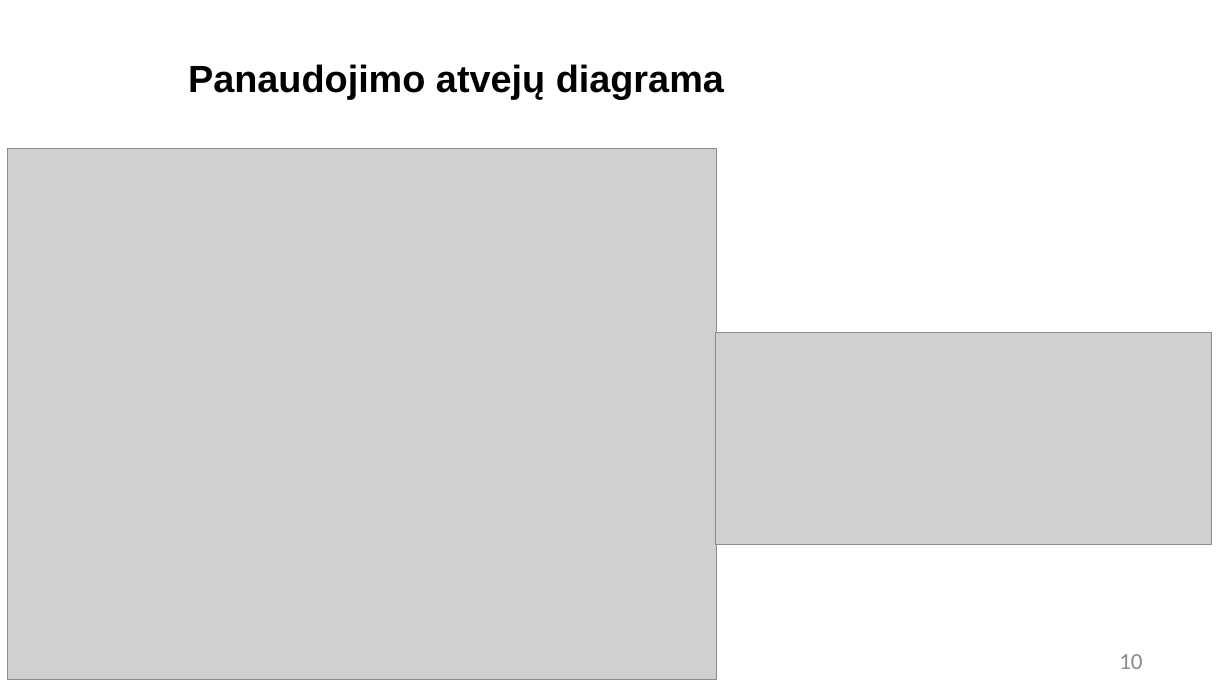
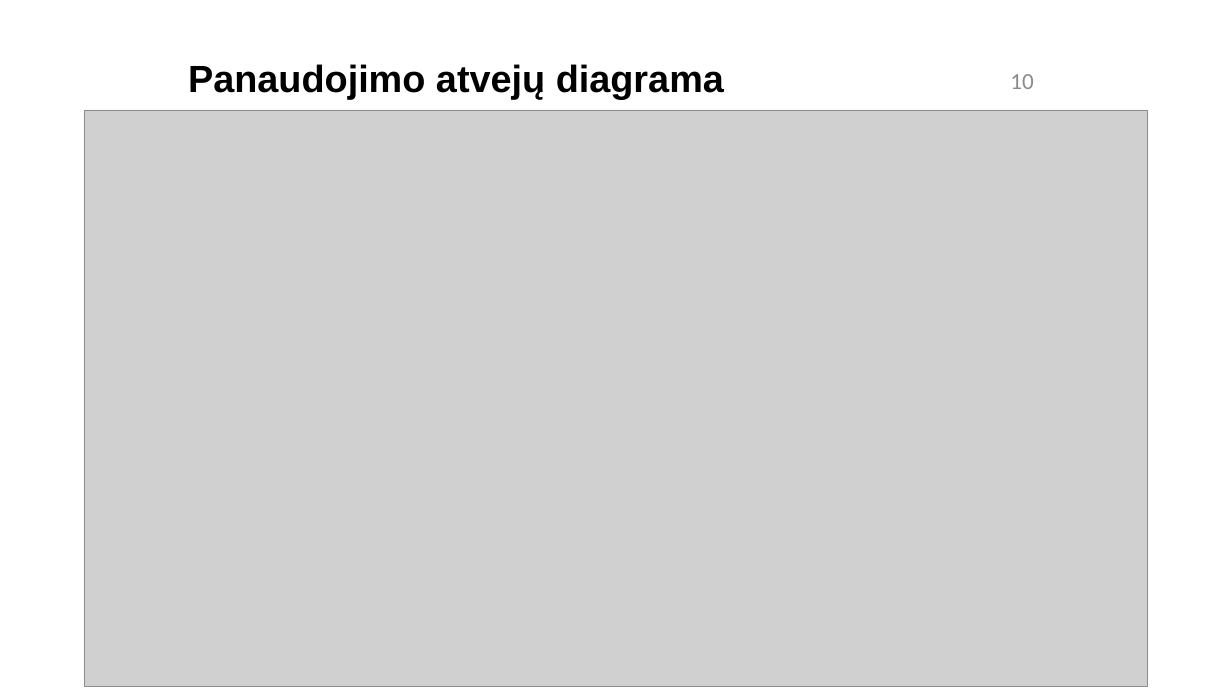
Before and after one commit to RedasNiuklys/Laisvalaikio-preki--dalinimosi-platforma, a slide deck: slide 11 of Office_stuff/Tarpinio Gynimo skaidrės.pptx. Drawn at 1232x693 pixels with LibreOffice and Linux fonts; fonts in the diff are those of the drawing; grey boxes stand for pictures; background and template pictures are left out. Boxes give left, top, right and bottom in pixels: in the first picture for what was removed or moved away, otherwise in the second. Text is boxed around its words. In the diff, an @@ line names an element or a change of style, - is before the commit and + after.

```diff
--- a/Office_stuff/Tarpinio Gynimo skaidrės.pptx
+++ b/Office_stuff/Tarpinio Gynimo skaidrės.pptx
@@ text "10": place and size @@
-text "10" at [1119,654,1142,669]
+text "10" at [1010,74,1033,89]
@@ picture: place and size @@
-picture at [8,148,716,679]
+picture at [85,110,1147,687]
@@ picture removed at [715,333,1211,545] @@
```
Also in this commit, not shown: 5 other slides changed, 59 other files.
